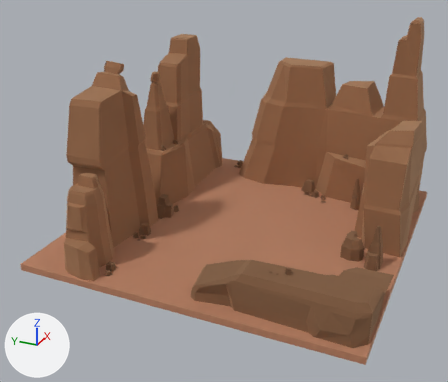
An edit to the OBJ model ゲーム制作Ⅲ/GameProgramming/res/Map/map.obj, drawn before and after from the same camera.
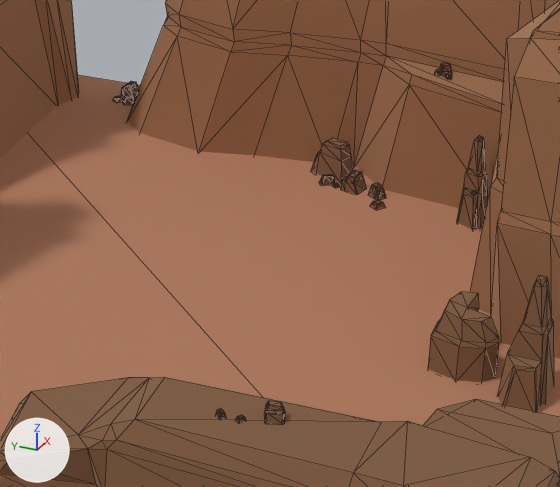
The first picture shows the older version from a camera (50 mm lens) standing at (-211.0, -84.3, 119.3) and looking at (-11.9, 5.4, 19.8). The close-ups show both versions on the part from 44% to 86% of the width and 35% to 78% of the height of that picture; other places that the commit changed are outside them. Lighting does not change. The marker at lower left points along +X, +Y and +Z. The close-ups show mesh edges as thin lines. Where no turn or scale is listed for an object, it has been applied to the vertices.

The first close-up shows 'Cube.008_meshId14_name', 'Cube.018_meshId13_name', 'Cube_meshId16_name'.
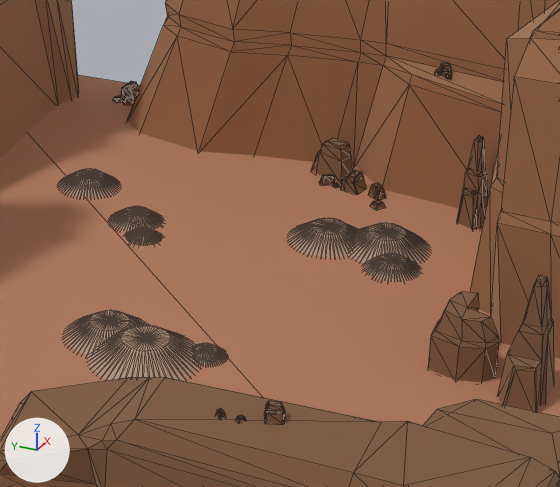
Diff of the bpy script that builds the scene:
```diff
--- a/ゲーム制作Ⅲ/GameProgramming/res/Map/map.obj.py
+++ b/ゲーム制作Ⅲ/GameProgramming/res/Map/map.obj.py
@@ ob_object_2_object_0_023 @@
+ob_object_2_object_0_023 = bpy.data.objects.new('Object_2_Object_0.023', me_object_2_object_0_023)  # 112 vertices, 220 faces; spans x 16.92..28.03, y 14.42..25.01, z 0.29..2.49; in mat_scene___root_024 (beige #b8937b)
+ob_object_2_object_0_023.location = (0.0, 0.0, 0.0)
@@ ob_object_2_object_0_019 @@
+ob_object_2_object_0_019 = bpy.data.objects.new('Object_2_Object_0.019', me_object_2_object_0_019)  # 112 vertices, 220 faces; spans x -22.07..-14.64, y -18.28..-11.2, z 0.19..1.66; in mat_scene___root_020 (beige #b8937b)
+ob_object_2_object_0_019.location = (0.0, 0.0, 0.0)
@@ ob_object_2_object_0_018 @@
+ob_object_2_object_0_018 = bpy.data.objects.new('Object_2_Object_0.018', me_object_2_object_0_018)  # 112 vertices, 220 faces; spans x 12.95..26.15, y -25.37..-12.8, z 0.34..2.95; in mat_scene___root_019 (beige #b8937b)
+ob_object_2_object_0_018.location = (0.0, 0.0, 0.0)
@@ ob_object_2_object_0_017 @@
+ob_object_2_object_0_017 = bpy.data.objects.new('Object_2_Object_0.017', me_object_2_object_0_017)  # 112 vertices, 220 faces; spans x 9.71..19.4, y -34.51..-25.28, z 0.25..2.17; in mat_scene___root_018 (beige #b8937b)
+ob_object_2_object_0_017.location = (0.0, 0.0, 0.0)
@@ ob_object_2_object_0_016 @@
+ob_object_2_object_0_016 = bpy.data.objects.new('Object_2_Object_0.016', me_object_2_object_0_016)  # 112 vertices, 220 faces; spans x 13.59..27.79, y -34.02..-20.5, z 0.37..3.18; in mat_scene___root_017 (beige #b8937b)
+ob_object_2_object_0_016.location = (0.0, 0.0, 0.0)
@@ ob_object_2_object_0_015 @@
+ob_object_2_object_0_015 = bpy.data.objects.new('Object_2_Object_0.015', me_object_2_object_0_015)  # 112 vertices, 220 faces; spans x -25.56..-12.03, y -8.0..4.89, z 0.35..3.03; in mat_scene___root_016 (beige #b8937b)
+ob_object_2_object_0_015.location = (0.0, 0.0, 0.0)
@@ ob_object_2_object_0_014 @@
+ob_object_2_object_0_014 = bpy.data.objects.new('Object_2_Object_0.014', me_object_2_object_0_014)  # 112 vertices, 220 faces; spans x -30.2..-13.9, y -15.7..-0.1, z 0.4..3.7; in mat_scene___root_015 (beige #b8937b)
+ob_object_2_object_0_014.location = (0.0, 0.0, 0.0)
@@ ob_object_2_object_0_013 @@
+ob_object_2_object_0_013 = bpy.data.objects.new('Object_2_Object_0.013', me_object_2_object_0_013)  # 112 vertices, 220 faces; spans x 5.86..13.11, y 1.87..8.78, z 0.19..1.62; in mat_scene___root_014 (beige #b8937b)
+ob_object_2_object_0_013.location = (0.0, 0.0, 0.0)
@@ ob_object_2_object_0_012 @@
+ob_object_2_object_0_012 = bpy.data.objects.new('Object_2_Object_0.012', me_object_2_object_0_012)  # 112 vertices, 220 faces; spans x 9.23..18.92, y 3.77..13.0, z 0.25..2.17; in mat_scene___root_013 (beige #b8937b)
+ob_object_2_object_0_012.location = (0.0, 0.0, 0.0)
```

Changed parts and their boxes [x1, y1, x2, y2] in the close-ups (560 x 487 px):
'Object_2_Object_0.014', added
    after: [88, 325, 200, 380]
'Object_2_Object_0.016', added
    after: [349, 223, 429, 263]
'Object_2_Object_0.018', added
    after: [289, 218, 358, 257]
'Object_2_Object_0.015', added
    after: [64, 310, 149, 355]
'Object_2_Object_0.023', added
    after: [59, 169, 118, 197]
'Object_2_Object_0.017', added
    after: [365, 253, 419, 281]
'Object_2_Object_0.012', added
    after: [111, 206, 162, 231]
'Object_2_Object_0.019', added
    after: [193, 343, 226, 365]
'Object_2_Object_0.013', added
    after: [126, 227, 161, 244]
